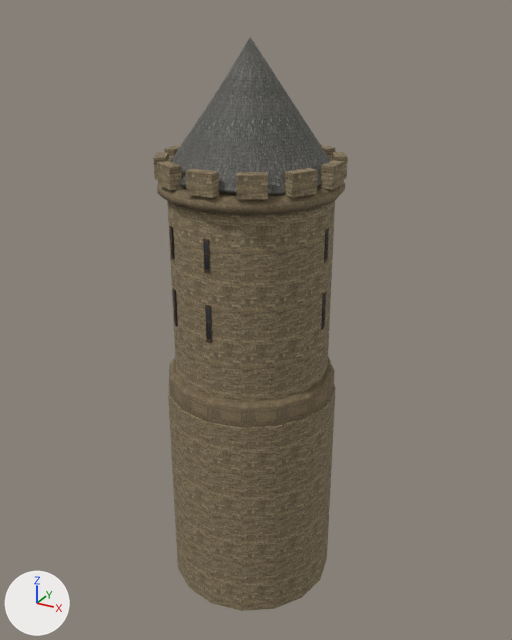
The glTF model assets/3D/buildings/wall_tower/wall_tower.glb: old version first, new version second.
Camera for both pictures: a camera (50 mm lens) standing at (25.5, -45.6, 29.1) and looking at (0.1, 0.6, 6.0). The axes (+X, +Y, +Z) are drawn at lower left. The lights are the same throughout. The older version comes first. Vertices at exactly the same position are counted once.

The scene before the commit, as lines of its bpy script (objects in view):
```python
me_wall_tower_001 = bpy.data.meshes.new('wall_tower.001')
me_wall_tower_001.from_pydata(...)  # 545 vertices, 974 faces; spans x -7.0..7.0, y -7.0..7.0, z -17.6..27.4
# faces by material slot: [144, 216, 424, 190]
me_wall_tower_001.materials.append(mat_hh_void)
me_wall_tower_001.materials.append(mat_hh_wall_ashlar)
me_wall_tower_001.materials.append(mat_hh_wall_rubble)
me_wall_tower_001.materials.append(mat_hh_roof_slate)
ob_wall_tower_export = bpy.data.objects.new('wall_tower_export', me_wall_tower_001)
ob_wall_tower_export.location = (0.0, 0.0, 0.0)
```
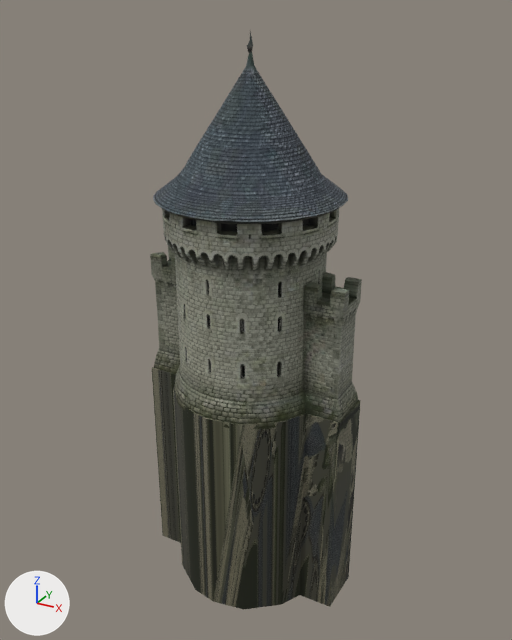
Changed parts and their boxes (x1, y1, x2, y2) in the pictures (512 x 640 px):
'wall_tower_export', reshaped (9% wider)
    before: (153, 37, 348, 611)
    after: (150, 31, 362, 609)
part 1 of me_wall_tower_001, rebuilt
    before: (167, 201, 335, 402)
    after: (150, 31, 362, 429)
part 2 of me_wall_tower_001, rebuilt (24% wider, 7% taller)
    before: (168, 385, 336, 611)
    after: (152, 367, 361, 609)
part 3 of me_wall_tower_001, deleted
    before: (153, 37, 348, 428)

The change, as a diff of the scene's bpy script:
```diff
--- a/assets/3D/buildings/wall_tower/wall_tower.glb.py
+++ b/assets/3D/buildings/wall_tower/wall_tower.glb.py
@@ img_wall_tower_atlas @@
+img_wall_tower_atlas = load_image('wall_tower_atlas', '_unpacked/wall_tower_atlas', 1024, 1024, 'sRGB')
@@ mat_hh_stone_wall_tower @@
+mat_hh_stone_wall_tower = bpy.data.materials.new('hh_stone_wall_tower')
+# uses the picture img_wall_tower_atlas
@@ mat_hh_slate_wall_tower @@
+mat_hh_slate_wall_tower = bpy.data.materials.new('hh_slate_wall_tower')
+# uses the picture img_wall_tower_atlas
@@ me_wall_tower_001 @@
 # used by ob_wall_tower_export; location = (0.0, 0.0, 0.0)
-me_wall_tower_001.from_pydata(...)  # 545 vertices, 974 faces; spans x -7.0..7.0, y -7.0..7.0, z -17.6..27.4
-me_wall_tower_001.materials.append(mat_hh_void)
-me_wall_tower_001.materials.append(mat_hh_wall_ashlar)
-me_wall_tower_001.materials.append(mat_hh_wall_rubble)
-me_wall_tower_001.materials.append(mat_hh_roof_slate)
+me_wall_tower_001.from_pydata(...)  # 1287 vertices, 2566 faces; spans x -9.0..9.0, y -7.2..7.2, z -17.9..27.9
+# me_wall_tower_001 part 1: the loose piece of 112 vertices spanning x -6.3..6.3, y -6.3..6.3, z 2.3..16.6 is rebuilt with 1251 vertices and now spans x -9.0..8.9, y -7.2..7.2, z 0.0..27.9
+# me_wall_tower_001 part 2: the loose piece of 32 vertices spanning x -7.0..7.0, y -7.0..7.0, z -17.6..0.4 is rebuilt with 36 vertices and now spans x -9.0..9.0, y -6.5..6.5, z -17.9..0.4, in mat_hh_stone_wall_tower
+# me_wall_tower_001 part 3: 27 loose pieces with 401 vertices, spanning x -6.9..6.9, y -6.9..6.9, z 0.0..27.4, are deleted
+me_wall_tower_001.materials.append(mat_hh_slate_wall_tower)
+me_wall_tower_001.materials.append(mat_hh_stone_wall_tower)
```
